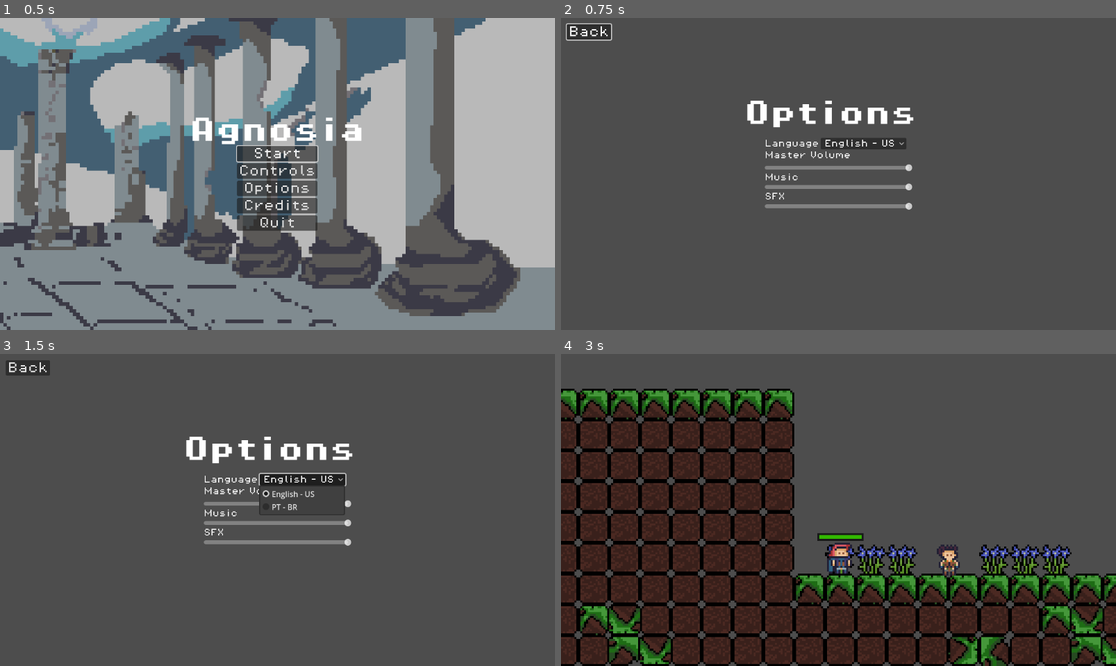
Above: before the commit, frames 1-4 (two rows, left to right).
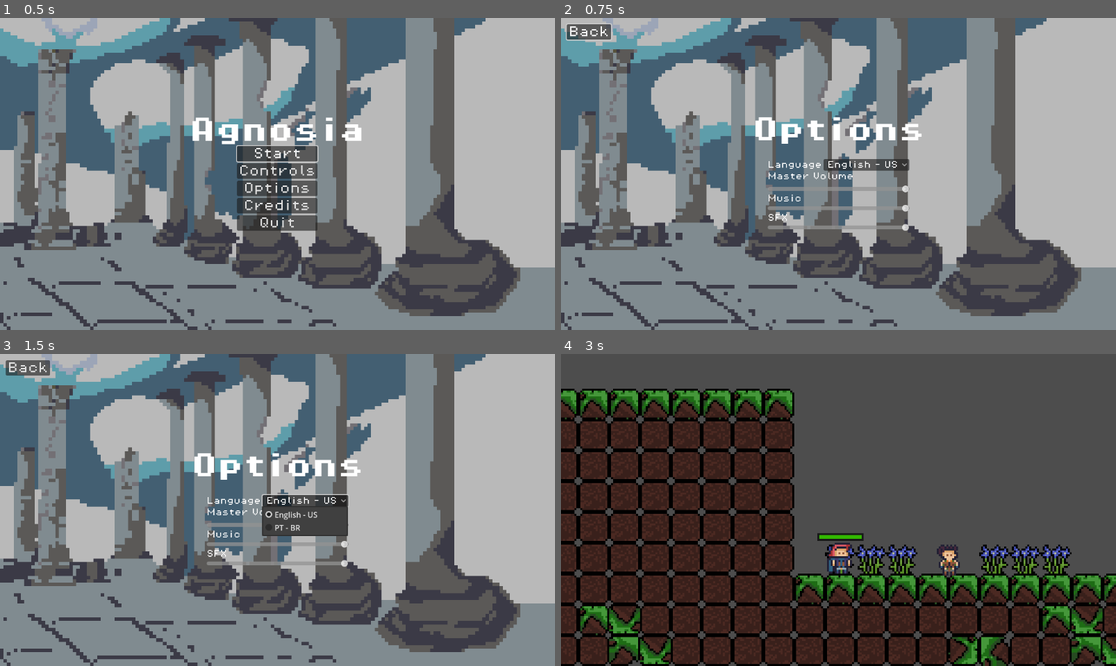
Above: after the commit, the same moments.

Repository: eoBattisti/agnosia
Game: Godot game, scene res://scenes/menu/main_menu.tscn
Same seed, same stepped clock (60 frames per second), same inputs: the game is played once before the commit and once after it.
Inputs:
- Up to frame 1 (0.5 s): no input
- Up to frame 2 (0.75 s): click "Options" at 0.5 s
- Up to frame 3 (1.5 s): click "English - US" at 1.25 s
- Up to frame 4 (3 s): click "Back" at 2 s; click "Start" at 2.75 s

Frame 1 is identical in both runs. In frame 2, 78% of the frame differs, in the area x 0-100%, y 0-100%; in frame 3, 77%; in frame 4, nothing differs.

Commit message:
feat: add options bg menu

Diff:
--- a/scenes/menu/options_menu.tscn
+++ b/scenes/menu/options_menu.tscn
@@ -1,7 +1,8 @@
-[gd_scene load_steps=6 format=3 uid="uid://b28b8owgf83pv"]
+[gd_scene load_steps=7 format=3 uid="uid://b28b8owgf83pv"]
 
 [ext_resource type="FontFile" uid="uid://dsc35l86gpsfu" path="res://assets/fonts/PixelOperator8-Bold.ttf" id="1_8y6gp"]
 [ext_resource type="Script" path="res://scripts/menus/options_menu.gd" id="1_pik1r"]
+[ext_resource type="Texture2D" uid="uid://b3mf81fgf2u8n" path="res://assets/sprites/cenario_inicial.png" id="2_6xdk3"]
 [ext_resource type="PackedScene" uid="uid://bhsurclgcnjuo" path="res://scenes/menu/ui/language_option.tscn" id="2_gfk5d"]
 [ext_resource type="FontFile" uid="uid://cub7kl652afbr" path="res://assets/fonts/PixelOperator8.ttf" id="2_pvcph"]
 [ext_resource type="PackedScene" uid="uid://ds82hkii87stp" path="res://scenes/audio/volume_slider.tscn" id="4_gttao"]
@@ -15,55 +16,73 @@
 grow_vertical = 2
 script = ExtResource("1_pik1r")
 
-[node name="Title" type="Label" parent="."]
+[node name="TextureRect" type="TextureRect" parent="."]
 layout_mode = 1
-anchors_preset = 5
-anchor_left = 0.5
-anchor_right = 0.5
-offset_left = -196.0
-offset_top = 172.0
-offset_right = 589.0
-offset_bottom = 227.0
+anchors_preset = 15
+anchor_right = 1.0
+anchor_bottom = 1.0
 grow_horizontal = 2
-size_flags_horizontal = 4
-size_flags_vertical = 0
-theme_override_fonts/font = ExtResource("1_8y6gp")
-theme_override_font_sizes/font_size = 54
-text = "UI_OPTIONS_TITLE"
+grow_vertical = 2
+texture = ExtResource("2_6xdk3")
+stretch_mode = 6
 
-[node name="VBoxContainer" type="VBoxContainer" parent="."]
+[node name="ColorRect" type="ColorRect" parent="."]
+layout_mode = 1
+anchors_preset = 15
+anchor_right = 1.0
+anchor_bottom = 1.0
+grow_horizontal = 2
+grow_vertical = 2
+color = Color(0.364706, 0.364706, 0.364706, 0.431373)
+
+[node name="VBoxContainer2" type="VBoxContainer" parent="."]
 layout_mode = 1
 anchors_preset = 8
 anchor_left = 0.5
 anchor_top = 0.5
 anchor_right = 0.5
 anchor_bottom = 0.5
-offset_left = -153.5
-offset_top = -75.0
-offset_right = 153.5
-offset_bottom = 75.0
+offset_left = -392.5
+offset_top = -104.5
+offset_right = 392.5
+offset_bottom = 104.5
 grow_horizontal = 2
 grow_vertical = 2
+theme_override_constants/separation = 32
 
-[node name="LanguageContainer" type="HBoxContainer" parent="VBoxContainer"]
+[node name="Title" type="Label" parent="VBoxContainer2"]
 layout_mode = 2
+size_flags_horizontal = 4
+theme_override_fonts/font = ExtResource("1_8y6gp")
+theme_override_font_sizes/font_size = 54
+text = "UI_OPTIONS_TITLE"
 
-[node name="Label" type="Label" parent="VBoxContainer/LanguageContainer"]
+[node name="VBoxContainer" type="VBoxContainer" parent="VBoxContainer2"]
 layout_mode = 2
+size_flags_horizontal = 4
+size_flags_vertical = 4
+
+[node name="LanguageContainer" type="HBoxContainer" parent="VBoxContainer2/VBoxContainer"]
+layout_mode = 2
+size_flags_horizontal = 0
+
+[node name="Label" type="Label" parent="VBoxContainer2/VBoxContainer/LanguageContainer"]
+layout_mode = 2
+size_flags_horizontal = 0
 theme_override_fonts/font = ExtResource("2_pvcph")
 theme_override_font_sizes/font_size = 16
 text = "UI_OPTIONS_LANGUAGE_LABEL"
 
-[node name="LanguageOption" parent="VBoxContainer/LanguageContainer" instance=ExtResource("2_gfk5d")]
+[node name="LanguageOption" parent="VBoxContainer2/VBoxContainer/LanguageContainer" instance=ExtResource("2_gfk5d")]
 layout_mode = 2
 size_flags_horizontal = 0
 
-[node name="MasterVomueContainer" type="VBoxContainer" parent="VBoxContainer"]
+[node name="MasterVomueContainer" type="VBoxContainer" parent="VBoxContainer2/VBoxContainer"]
 layout_mode = 2
 size_flags_vertical = 4
 theme_override_constants/separation = 10
 
-[node name="Label" type="Label" parent="VBoxContainer/MasterVomueContainer"]
+[node name="Label" type="Label" parent="VBoxContainer2/VBoxContainer/MasterVomueContainer"]
 layout_mode = 2
 size_flags_horizontal = 0
 theme_override_fonts/font = ExtResource("2_pvcph")
@@ -71,15 +90,15 @@
 text = "UI_OPTIONS_MASTER_VOLUME_LABEL"
 horizontal_alignment = 3
 
-[node name="VolumeSlider" parent="VBoxContainer/MasterVomueContainer" instance=ExtResource("4_gttao")]
+[node name="VolumeSlider" parent="VBoxContainer2/VBoxContainer/MasterVomueContainer" instance=ExtResource("4_gttao")]
 layout_mode = 2
 bus_name = "Master"
 
-[node name="MusciVomueContainer" type="VBoxContainer" parent="VBoxContainer"]
+[node name="MusciVomueContainer" type="VBoxContainer" parent="VBoxContainer2/VBoxContainer"]
 layout_mode = 2
 size_flags_vertical = 4
 
-[node name="Label" type="Label" parent="VBoxContainer/MusciVomueContainer"]
+[node name="Label" type="Label" parent="VBoxContainer2/VBoxContainer/MusciVomueContainer"]
 layout_mode = 2
 size_flags_horizontal = 0
 theme_override_fonts/font = ExtResource("2_pvcph")
@@ -87,15 +106,15 @@
 text = "UI_OPTIONS_MUSIC_VOLUME_LABEL"
 horizontal_alignment = 3
 
-[node name="VolumeSlider" parent="VBoxContainer/MusciVomueContainer" instance=ExtResource("4_gttao")]
+[node name="VolumeSlider" parent="VBoxContainer2/VBoxContainer/MusciVomueContainer" instance=ExtResource("4_gttao")]
 layout_mode = 2
 bus_name = "music"
 
-[node name="SFXVomueContainer" type="VBoxContainer" parent="VBoxContainer"]
+[node name="SFXVomueContainer" type="VBoxContainer" parent="VBoxContainer2/VBoxContainer"]
 layout_mode = 2
 size_flags_vertical = 4
 
-[node name="Label" type="Label" parent="VBoxContainer/SFXVomueContainer"]
+[node name="Label" type="Label" parent="VBoxContainer2/VBoxContainer/SFXVomueContainer"]
 layout_mode = 2
 size_flags_horizontal = 0
 theme_override_fonts/font = ExtResource("2_pvcph")
@@ -103,7 +122,7 @@
 text = "UI_OPTIONS_SFX_VOLUME_LABEL"
 horizontal_alignment = 3
 
-[node name="VolumeSlider" parent="VBoxContainer/SFXVomueContainer" instance=ExtResource("4_gttao")]
+[node name="VolumeSlider" parent="VBoxContainer2/VBoxContainer/SFXVomueContainer" instance=ExtResource("4_gttao")]
 layout_mode = 2
 bus_name = "sfx"
 
